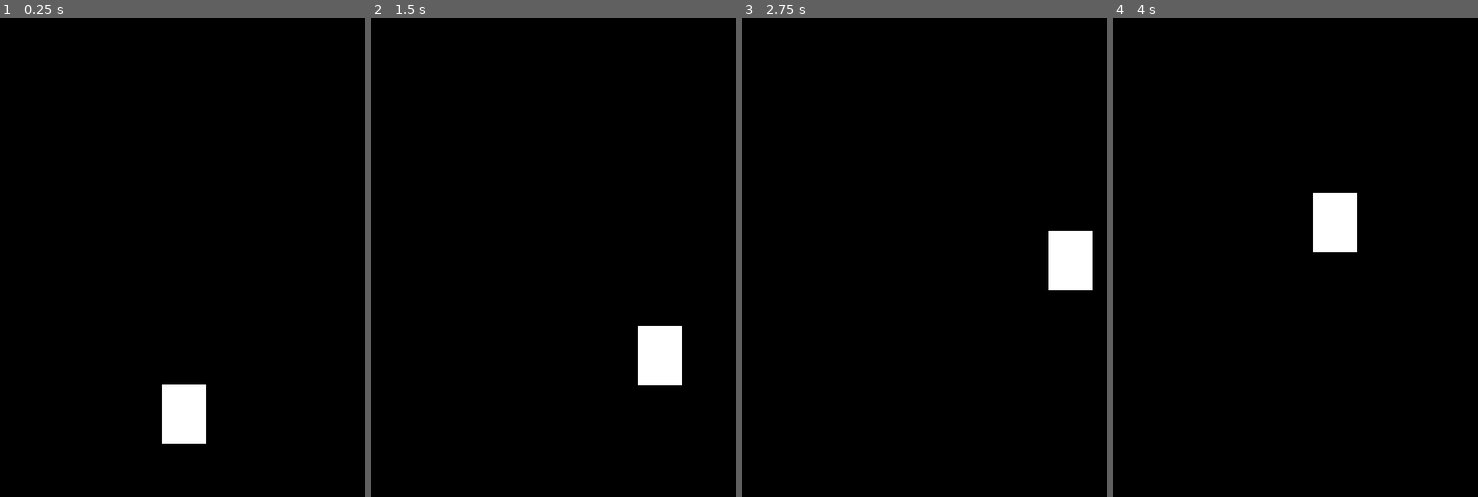
Above: before the commit, frames 1-4 (left to right).
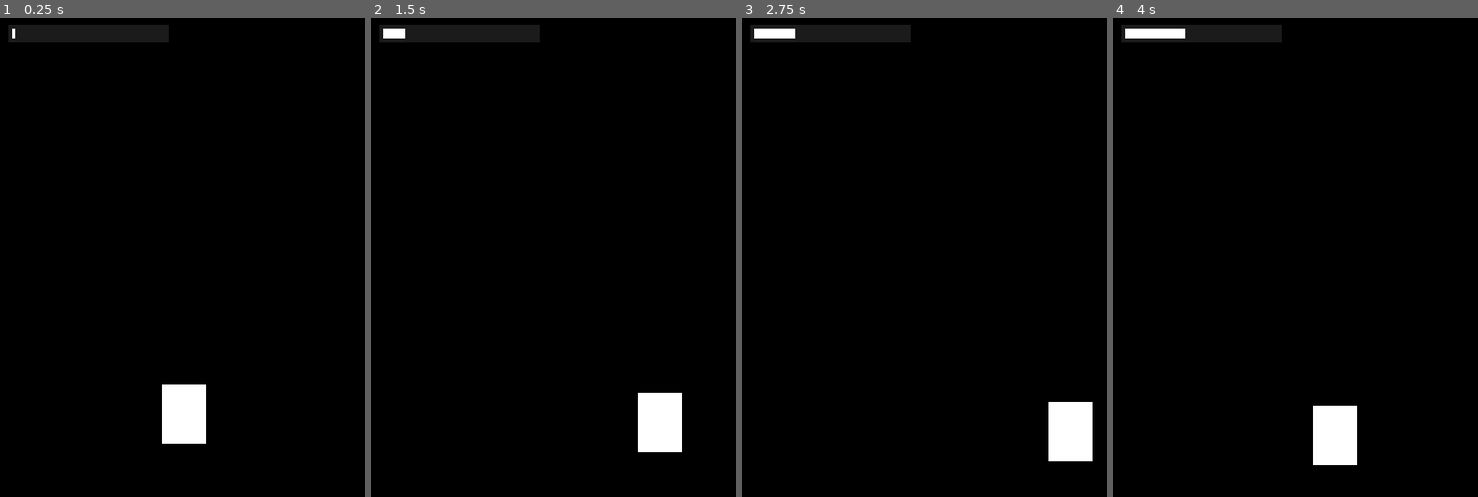
Above: after the commit, the same moments.

Repository: enzoritto/static-hyperspace
Game: Godot game, scene res://levels/Main.tscn
The game is run twice, just before and just after one commit, with the same random seed, the same clock (stepped at 60 frames per second) and the same inputs.
Inputs:
- Up to frame 1 (0.25 s): no input
- Up to frame 2 (1.5 s): tap Enter at 0.5 s; hold Right (move_right) 0.53-1.28 s; hold Space (boost) 0.53-1.28 s; hold Left (move_left) from 1.28 s (still down); tap Space (boost) at 1.35 s
- Up to frame 3 (2.75 s): release Left (move_left) at 2.03 s; hold Right (move_right) from 2.03 s (still down); hold Space (boost) from 2.03 s (still down)
- Up to frame 4 (4 s): release Space (boost) at 2.78 s; tap Space (boost) at 2.85, 3.5 s; release Right (move_right) at 3.53 s; hold Left (move_left) from 3.53 s (still down); hold Space (boost) from 3.53 s (still down)

The runs differ from the first frame. In frame 1, 1.6% of the frame differs, in the area x 2-47%, y 1-6%; in frame 2, 4.6%, in the area x 2-86%, y 1-91%; in frame 3, 4.6%; in frame 4, 4.6%.

Commit message:
Add simple boost ammount & bar

Diff:
--- /dev/null
+++ b/interface/GUI.tscn
@@ -0,0 +1,32 @@
+[gd_scene load_steps=3 format=2]
+
+[sub_resource type="StyleBoxFlat" id=1]
+bg_color = Color( 1, 1, 1, 1 )
+border_width_left = 5
+border_width_top = 5
+border_width_right = 5
+border_width_bottom = 5
+border_color = Color( 0.105882, 0.105882, 0.105882, 1 )
+
+[sub_resource type="StyleBoxFlat" id=2]
+bg_color = Color( 0.105882, 0.105882, 0.105882, 1 )
+
+[node name="GUI" type="Control"]
+anchor_right = 1.0
+anchor_bottom = 1.0
+__meta__ = {
+"_edit_use_anchors_": false
+}
+
+[node name="Boost Bar" type="ProgressBar" parent="."]
+margin_left = 11.0
+margin_top = 9.0
+margin_right = 222.0
+margin_bottom = 32.0
+custom_styles/fg = SubResource( 1 )
+custom_styles/bg = SubResource( 2 )
+max_value = 10.0
+percent_visible = false
+__meta__ = {
+"_edit_use_anchors_": false
+}
--- a/levels/Main.tscn
+++ b/levels/Main.tscn
@@ -1,11 +1,14 @@
-[gd_scene load_steps=3 format=2]
+[gd_scene load_steps=4 format=2]
 
 [ext_resource path="res://scenes/Player.tscn" type="PackedScene" id=1]
+[ext_resource path="res://interface/GUI.tscn" type="PackedScene" id=2]
 
 [sub_resource type="RectangleShape2D" id=1]
 extents = Vector2( 10, 360 )
 
 [node name="Main" type="Node2D"]
+
+[node name="GUI" parent="." instance=ExtResource( 2 )]
 
 [node name="Background" type="ParallaxBackground" parent="."]
 
--- a/scripts/Player.gd
+++ b/scripts/Player.gd
@@ -3,20 +3,28 @@
 var speed : int = 350
 var pull : int = 10
 var boost_strength : int = 100
+var boost_ammount : float = 0
+var max_boost_ammount : float = 10
 
 var is_boosting : bool = false
 var direction : Vector2 = Vector2.ZERO
 
 onready var boost_timer : Timer = get_node("Boost Timer")
+onready var boost_bar : ProgressBar = get_node("../GUI/Boost Bar")
 
 func _ready():
-	set_physics_process(true)
+	set_process(true)
 
 func _input(event):
-	if event.is_action_pressed("boost"):
+	if event.is_action_pressed("boost") and boost_ammount >= max_boost_ammount:
 		boost()
 
-func _physics_process(delta):
+func _process(delta):
+	boost_bar.value = boost_ammount
+
+	if not boost_ammount >= max_boost_ammount:
+		boost_ammount += 1 * delta
+
 	direction = Vector2.ZERO
 	if is_boosting == true:
 		direction.y -= boost_strength * delta
@@ -33,5 +41,8 @@
 func boost():
 	boost_timer.start()
 	is_boosting = true
+	boost_ammount = 0
+
 	yield(boost_timer, "timeout")
+
 	is_boosting = false
